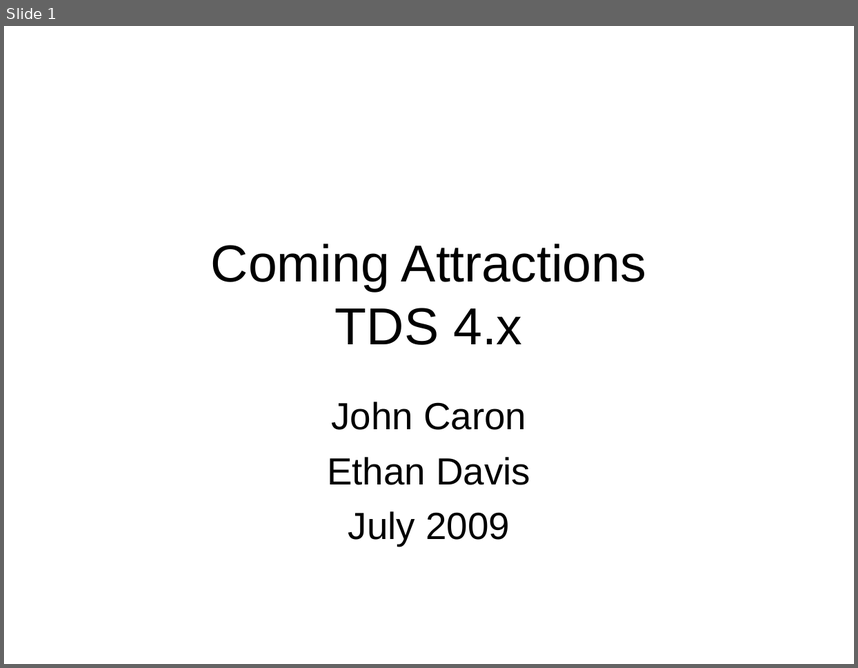
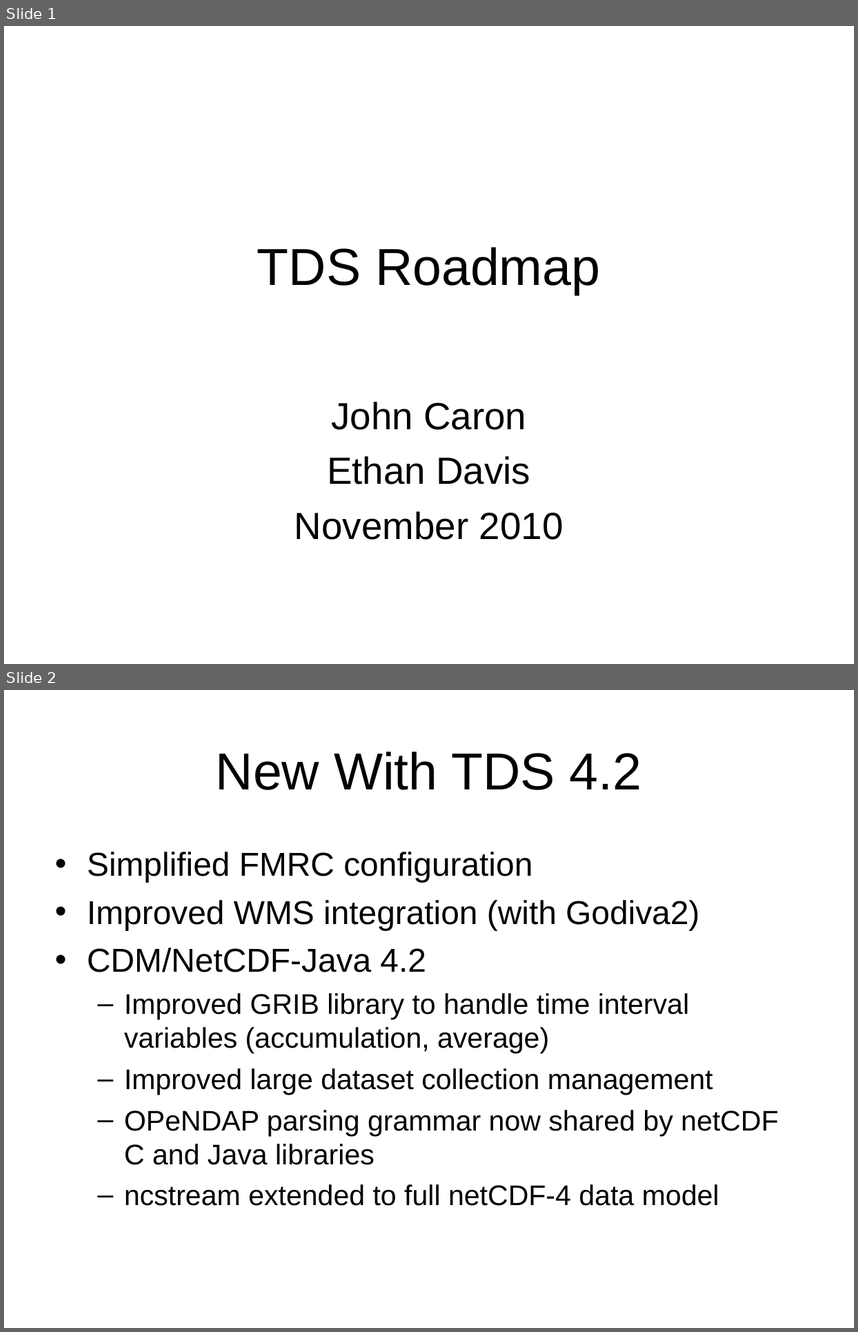
Before and after one commit to ooici-eoi/THREDDS, a slide deck: docs/web/thredds/tech/tds4.2/tutorial/TDS_Plans.ppt. Shown one above the other, each under a label of ours: slide 1 before the commit, slides 1 and 2 after it. The pictures are 858x668 and 858x1332 pixels, drawn with LibreOffice and Linux fonts; fonts in the diff are those of the drawing; background and template pictures are left out. Boxes give left, top, right and bottom in pixels: in the first picture for what was removed or moved away, otherwise in the second. Text is boxed around its words. In the diff, an @@ line names an element or a change of style, - is before the commit and + after.

```diff
--- a/docs/web/thredds/tech/tds4.2/tutorial/TDS_Plans.ppt
+++ b/docs/web/thredds/tech/tds4.2/tutorial/TDS_Plans.ppt
@@ slide 2 added at bbox=[4, 690, 854, 1328], background picture (left out) @@
@@ title added at bbox=[216, 751, 642, 790], 44 pt, text #000000 @@
+New With TDS 4.2
@@ text added at bbox=[87, 851, 778, 1205], 24 pt, text #000000 @@
+• Simplified FMRC configuration
+• Improved WMS integration (with Godiva2)
+• CDM/NetCDF-Java 4.2
+  – Improved GRIB library to handle time interval variables (accumulation, average)
+  – Improved large dataset collection management
+  – OPeNDAP parsing grammar now shared by netCDF C and Java libraries
+  – ncstream extended to full netCDF-4 data model
@@ slide 1 changed as well @@
@@ title at bbox=[257, 247, 600, 294]: text changed @@
-Coming Attractions
-TDS 4.x
+TDS Roadmap
@@ subtitle at bbox=[294, 511, 564, 539]: text changed @@
-July 2009
+November 2010
```
Also in this commit, not shown: 2 other slides changed, 4 slides removed.
